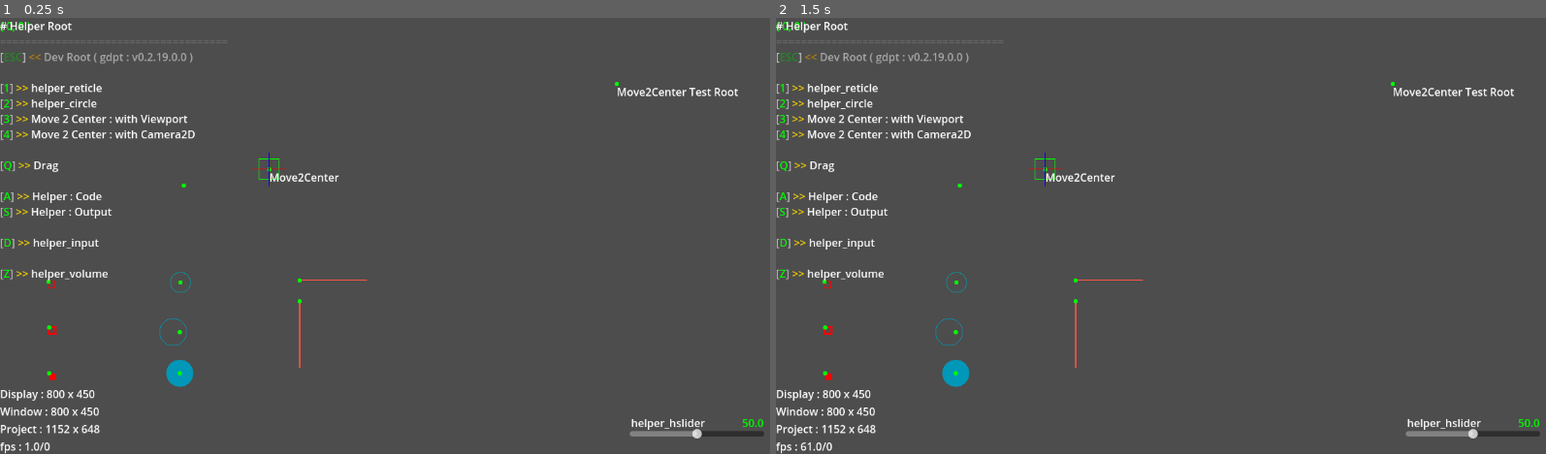
Above: before the commit, frames 1-2 (left to right).
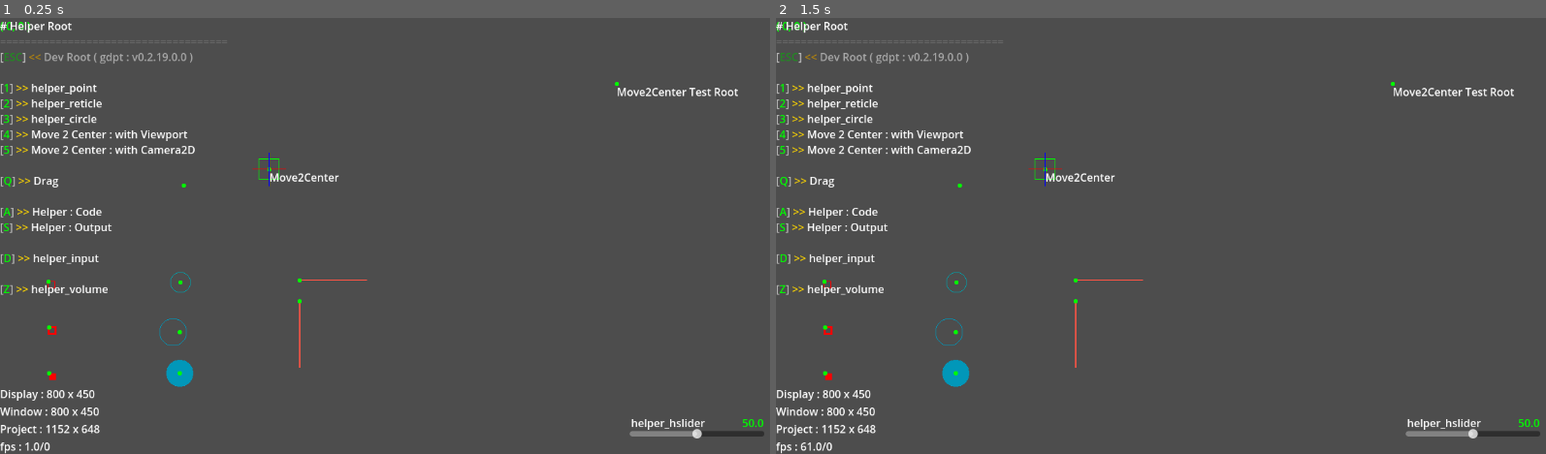
Above: after the commit, the same moments.

Repository: R2Road/godot_play_tool
Game: Godot game, scene res://test_helper/test_helper_root.tscn
The game is run twice, just before and just after one commit, with the same random seed, the same clock (stepped at 60 frames per second) and the same inputs. This scene is started directly instead of the project's main scene.
Inputs (mouse positions are in pixels of both pictures, inside the frame that each line leads up to):
- Up to frame 1 (0.25 s): no input
- Up to frame 2 (1.5 s): tap Enter at 0.5 s; move the mouse to (1338, 214) at 0.52 s; hold D 0.53-1.25 s; tap 1 at 0.6 s; click (1338, 214) at 0.67 s; tap Space at 0.77 s; tap 2 at 0.8 s; drag from (1007, 257) to (1122, 323) at 1.27 s

The runs differ from the first frame. In frame 1, 1.6% of the frame differs, in the area x 0-26%, y 15-64%; in frame 2, 1.6%.
Error in both runs: Out of bounds get index '1' (on base: 'Array[Dictionary]') (res://addons/godot_play_tool/scene/gdpt_scene.gd:25)

Commit message:
add scene : test_helper___point

Diff:
--- /dev/null
+++ b/project/test_helper/test_helper___point.gd
@@ -0,0 +1,35 @@
+class_name test_helper___point extends GDPTScene
+
+
+
+### GDPT Override ################################################
+static func scene_name()->String:
+	return "helper_point"
+
+static func scene_path()->String:
+	return super.scene_path()
+
+
+
+### Export #######################################################
+@export var test_helper : GDPTHelper_Point
+
+@export var color_picker : ColorPicker
+
+
+
+### Override #####################################################
+func _ready():
+	pam.set_name( scene_name() )
+	pam.add_split()
+	pam.add_back( Key.KEY_ESCAPE )
+	pam.add_split()
+	build_summary( eSceneType.TEST )
+
+	#
+	#
+	#
+	color_picker.color = test_helper.color
+
+	#
+	color_picker.color_changed.connect( func( value )->void: test_helper.color = value )
--- /dev/null
+++ b/project/test_helper/test_helper___point.tscn
@@ -0,0 +1,34 @@
+[gd_scene load_steps=3 format=3 uid="uid://cvbfv5cjvw3fh"]
+
+[ext_resource type="Script" uid="uid://c24jii16y1tb0" path="res://test_helper/test_helper___point.gd" id="1_afxpd"]
+[ext_resource type="PackedScene" uid="uid://ljh7garocuhe" path="res://addons/godot_play_tool/helper/helper_point.tscn" id="2_afxpd"]
+
+[node name="test_helper___point" type="Node2D" node_paths=PackedStringArray("test_helper", "color_picker")]
+script = ExtResource("1_afxpd")
+test_helper = NodePath("helper_point")
+color_picker = NodePath("CanvasLayer/GridContainer/ColorPicker")
+
+[node name="Camera2D" type="Camera2D" parent="."]
+
+[node name="helper_point" parent="." instance=ExtResource("2_afxpd")]
+
+[node name="CanvasLayer" type="CanvasLayer" parent="."]
+
+[node name="GridContainer" type="VBoxContainer" parent="CanvasLayer"]
+anchors_preset = 1
+anchor_left = 1.0
+anchor_right = 1.0
+offset_left = -256.0
+offset_bottom = 168.0
+grow_horizontal = 0
+size_flags_horizontal = 8
+
+[node name="ColorPicker" type="ColorPicker" parent="CanvasLayer/GridContainer"]
+custom_minimum_size = Vector2(200, 0)
+layout_mode = 2
+edit_alpha = false
+picker_shape = 4
+sampler_visible = false
+color_modes_visible = false
+hex_visible = false
+presets_visible = false
--- a/project/test_helper/test_helper_root.gd
+++ b/project/test_helper/test_helper_root.gd
@@ -18,10 +18,11 @@
 	pam.add_split()
 	pam.add_front( dev_root.scene_name(),			Key.KEY_ESCAPE, dev_root.scene_path() )
 	pam.add_lf()
-	pam.add_mover( test_helper___reticle.scene_name(),						Key.KEY_1, test_helper___reticle.scene_path() )
-	pam.add_mover( test_helper___circle.scene_name(),						Key.KEY_2, test_helper___circle.scene_path() )
-	pam.add_mover( test_helper___move2center_with_viewport.scene_name(),	Key.KEY_3, test_helper___move2center_with_viewport.scene_path() )
-	pam.add_mover( test_helper___move2center_with_camera2d.scene_name(),	Key.KEY_4, test_helper___move2center_with_camera2d.scene_path() )
+	pam.add_mover( test_helper___point.scene_name(),						Key.KEY_1, test_helper___point.scene_path() )
+	pam.add_mover( test_helper___reticle.scene_name(),						Key.KEY_2, test_helper___reticle.scene_path() )
+	pam.add_mover( test_helper___circle.scene_name(),						Key.KEY_3, test_helper___circle.scene_path() )
+	pam.add_mover( test_helper___move2center_with_viewport.scene_name(),	Key.KEY_4, test_helper___move2center_with_viewport.scene_path() )
+	pam.add_mover( test_helper___move2center_with_camera2d.scene_name(),	Key.KEY_5, test_helper___move2center_with_camera2d.scene_path() )
 	pam.add_lf()
 	pam.add_mover( test_helper___drag.scene_name(),			Key.KEY_Q, test_helper___drag.scene_path() )
 	pam.add_lf()
Not shown, added: project/test_helper/test_helper___point.gd.uid
